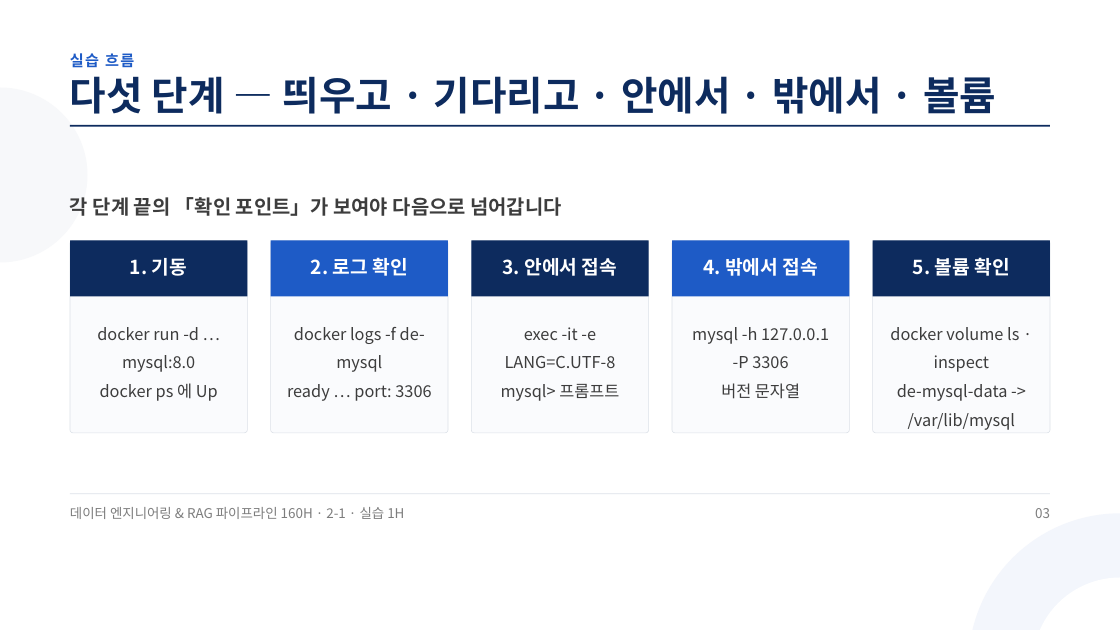
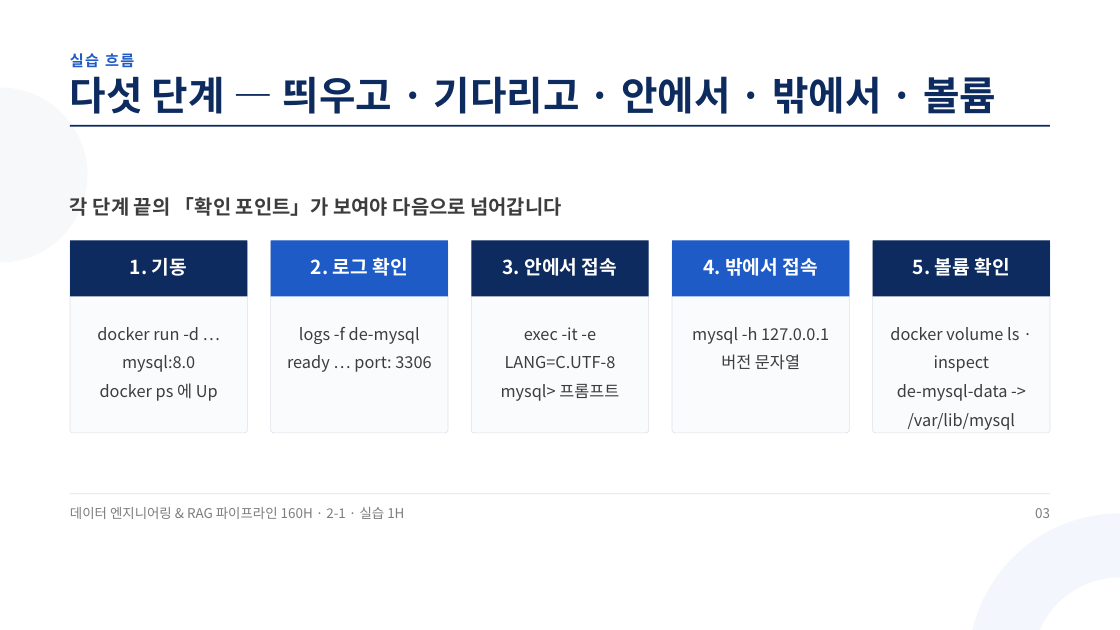
Before and after one commit to aebonlee/materials, a slide deck: slide 3 of data-eng/decks/w2d1s2.pptx. Drawn at 1120x630 pixels with LibreOffice and Linux fonts; fonts in the diff are those of the drawing. Boxes give left, top, right and bottom in pixels: in the first picture for what was removed or moved away, otherwise in the second. Text is boxed around its words. In the diff, an @@ line names an element or a change of style, - is before the commit and + after.

```diff
--- a/data-eng/decks/w2d1s2.pptx
+++ b/data-eng/decks/w2d1s2.pptx
@@ text at bbox=[299, 327, 420, 344]: text changed @@
-docker logs -f de-mysql
+logs -f de-mysql
@@ text at bbox=[692, 327, 829, 344]: text changed @@
-mysql -h 127.0.0.1 -P 3306
+mysql -h 127.0.0.1
```
Also in this commit, not shown: 6 other slides changed, 9 other files.
